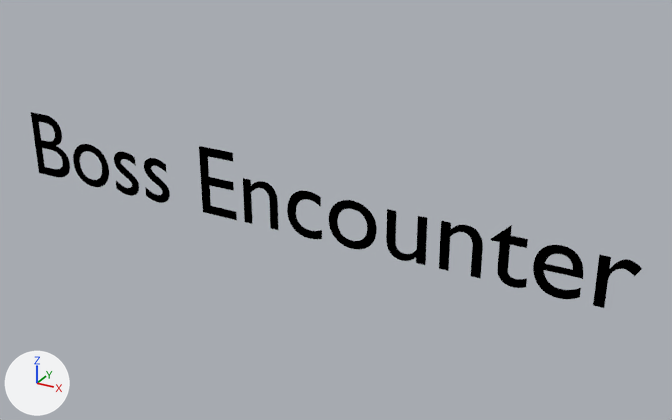
An edit to the Blender file 01 - Models/fb_abstract_BossEncounterText.blend, drawn before and after from the same camera.
The view is the same before and after, from a 50 mm lens placed at (17.0, -6.6, 22.6), pointed at (2.0, 20.7, 9.0). Every picture has the same lights, and +X, +Y and +Z are marked at lower left.

The older version as bpy lines, for what is in view:
```python
mat_material_001 = diffuse_material('Material.001')
mat_material_001.base_color = (0.0, 0.0, 0.0)  # black #000000
txt_text = bpy.data.curves.new('Text', 'FONT')
txt_text.body = 'Boss Encounter'
txt_text.materials.append(mat_material_001)  # black #000000
ob_text = bpy.data.objects.new('Text', txt_text)
ob_text.location = (-12.5, 20.0, 8.0)
ob_text.rotation_euler = (1.571, 0.0, 0.0)  # degrees (90, 0, 0)
ob_text.scale = (4.0, 4.0, 4.0)
```
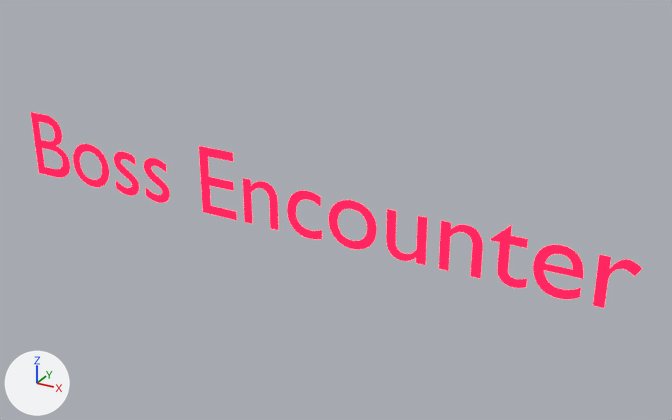
Changed parts and their boxes (x1, y1, x2, y2) in the pictures (672 x 420 px):
'Text', recoloured (black to pink): (31, 112, 642, 308) in both

Patch to the scene script:
```diff
--- a/01 - Models/fb_abstract_BossEncounterText.blend.py
+++ b/01 - Models/fb_abstract_BossEncounterText.blend.py
@@ mat_material_001 @@
-mat_material_001 = diffuse_material('Material.001')
-mat_material_001.base_color = (0.0, 0.0, 0.0)  # black #000000
+mat_material_001 = emission_material('Material.001')
+mat_material_001.base_color = (1.0, 0.002, 0.0119)  # red #ff071c
+mat_material_001.strength = 10.0
```
